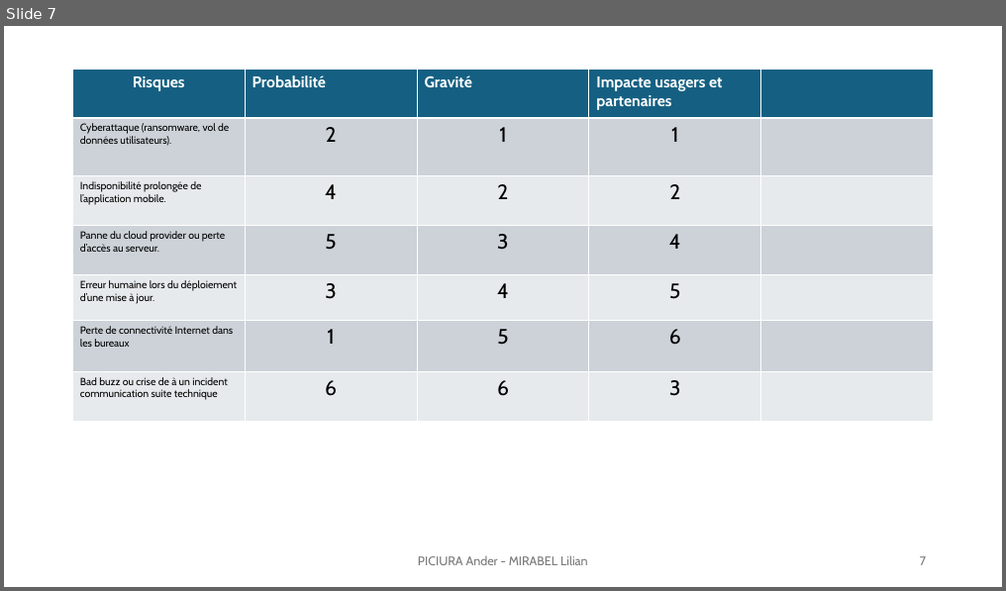
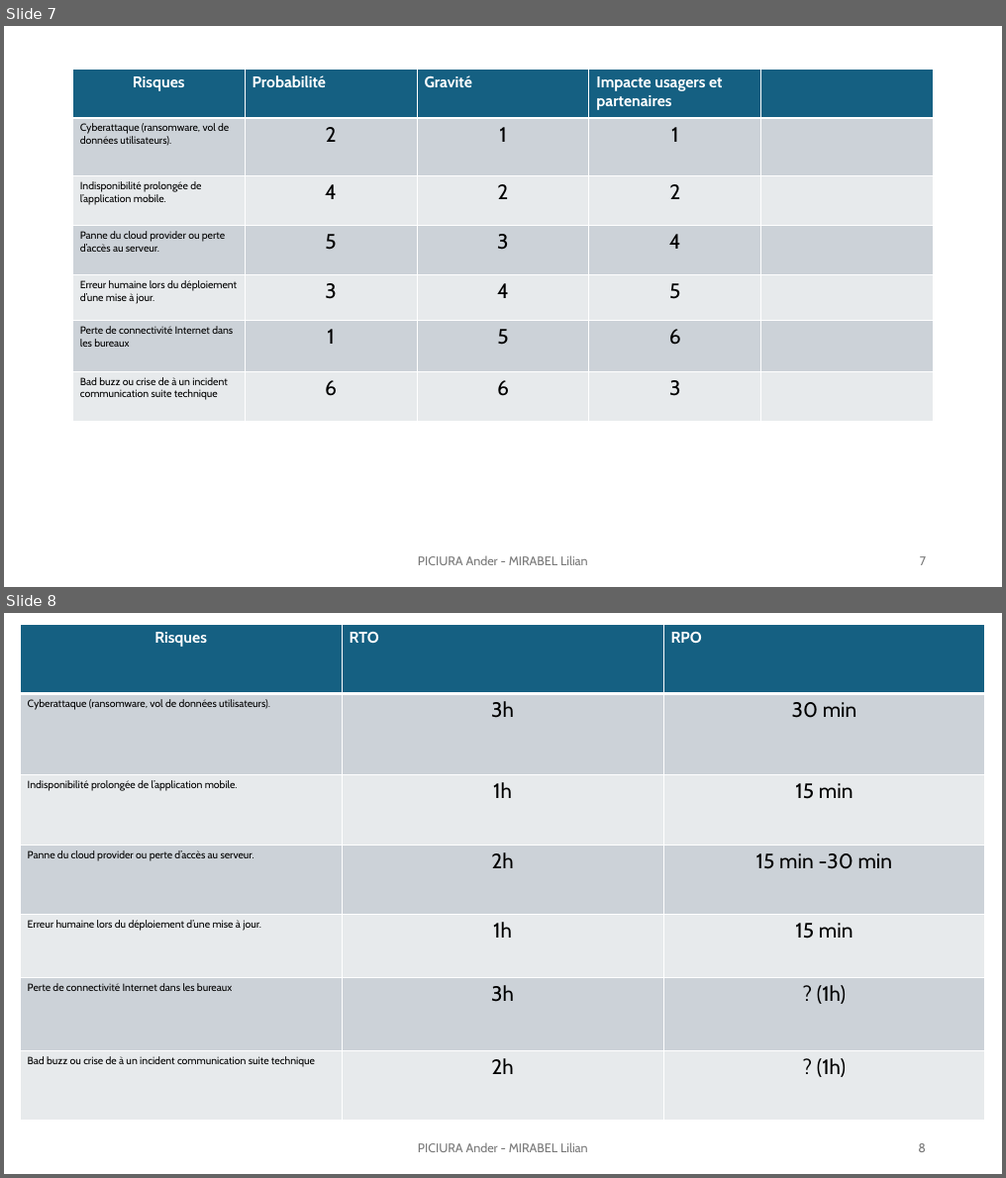
Before and after one commit to lilianmirabel/TPodoo, a slide deck: TP6_Exploitation_faille_0day_Lilian_Ander.pptx. Shown one above the other, each under a label of ours: slide 7 before the commit, slides 7 and 8 after it. The pictures are 1006x591 and 1006x1178 pixels, drawn with LibreOffice and Linux fonts; fonts in the diff are those of the drawing. Boxes give left, top, right and bottom in pixels: in the first picture for what was removed or moved away, otherwise in the second. Text is boxed around its words. In the diff, an @@ line names an element or a change of style, - is before the commit and + after.

```diff
--- a/TP6_Exploitation_faille_0day_Lilian_Ander.pptx
+++ b/TP6_Exploitation_faille_0day_Lilian_Ander.pptx
@@ slide 8 added at (4,613,1002,1174), background #FFFFFF @@
@@ table added at (20,624,985,1121), 7 rows, 3 columns @@
+Risques | RTO | RPO
+Cyberattaque (ransomware, vol de données utilisateurs). | 3h | 30 min
+Indisponibilité prolongée de l’application mobile. | 1h | 15 min
+Panne du cloud provider ou perte d’accès au serveur. | 2h | 15 min -30 min
+Erreur humaine lors du déploiement d’une mise à jour. | 1h | 15 min
+Perte de connectivité Internet dans les bureaux | 3h | ? (1h)
+Bad buzz ou crise de à un incident communication suite technique | 2h | ? (1h)
@@ text added at (418,1143,588,1153), 12 pt, text #797979 @@
+PICIURA Ander - MIRABEL Lilian
@@ page number added at (918,1144,926,1153), 12 pt, text #797979 @@
+8
```
